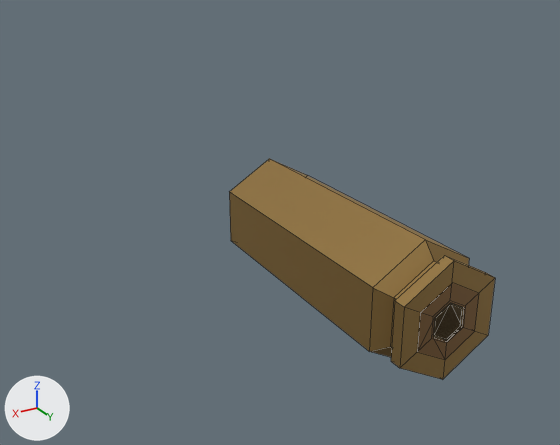
The Blender file workfolder/shells/shells.blend as it was, and as the next commit left it.
Before and after are seen from a 50 mm lens placed at (1.95, 1.95, 1.58), pointed at (-0.38, -1.93, -0.36). Lighting does not change. The marker at lower left points along +X, +Y and +Z. Mesh edges are drawn as thin lines.

Names of what the first picture shows: 'shell_46', 'shell_50ae'.
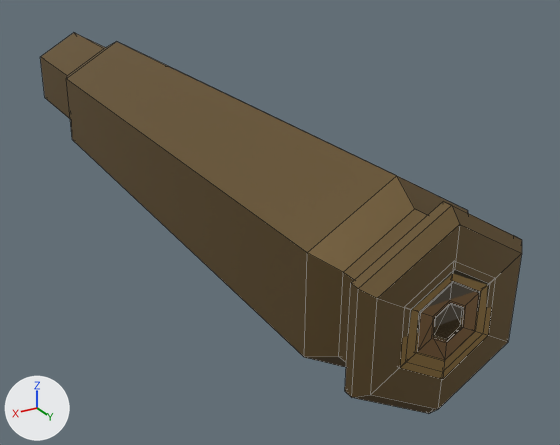
Edits to the bpy script that builds the scene:
```text
Add img_pallete_png_006:
    img_pallete_png_006 = load_image('pallete.png.006', '../pallete.png', 256, 256, 'sRGB')
Add mat_lowpoly_metal_003:
    mat_lowpoly_metal_003 = principled_material('lowpoly_metal.003')
    mat_lowpoly_metal_003.texture = img_pallete_png_006
    mat_lowpoly_metal_003.metallic = 0.811
    mat_lowpoly_metal_003.roughness = 0.618
    mat_lowpoly_metal_003.specular_ior_level = 0.496
Add me_plane_001:
    me_plane_001.from_pydata(...)  # 73 vertices, 73 faces; spans x -0.43..0.43, y -4.72..0.01, z -0.48..0.54
    me_plane_001.materials.append(mat_lowpoly_metal_003)  # picture img_pallete_png_006
Add ob_shell_50bmg:
    ob_shell_50bmg = bpy.data.objects.new('shell_50bmg', me_plane_001)
    ob_shell_50bmg.location = (0.0, 0.0, 0.0)
```

Boxes (x1, y1, x2, y2) around the edits, measured in the pictures (560 x 445 px):
'shell_50bmg', added (brown)
    after: (40, 33, 522, 413)
'shell_50ae', unchanged, covered by the edit
    before: (229, 159, 495, 379)
    after: (399, 273, 491, 379)
